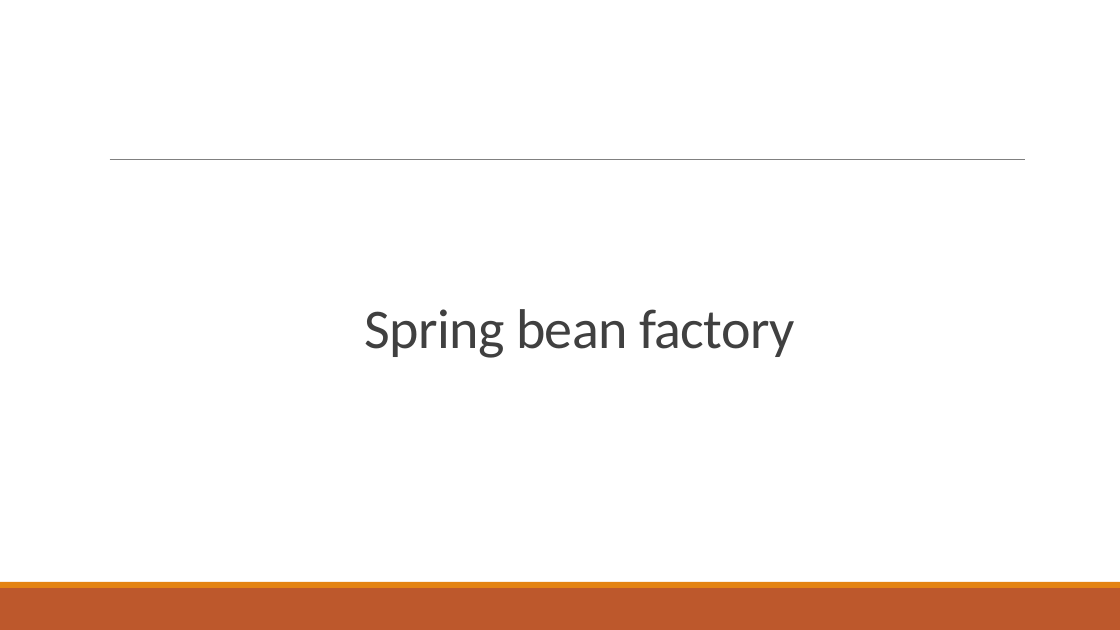
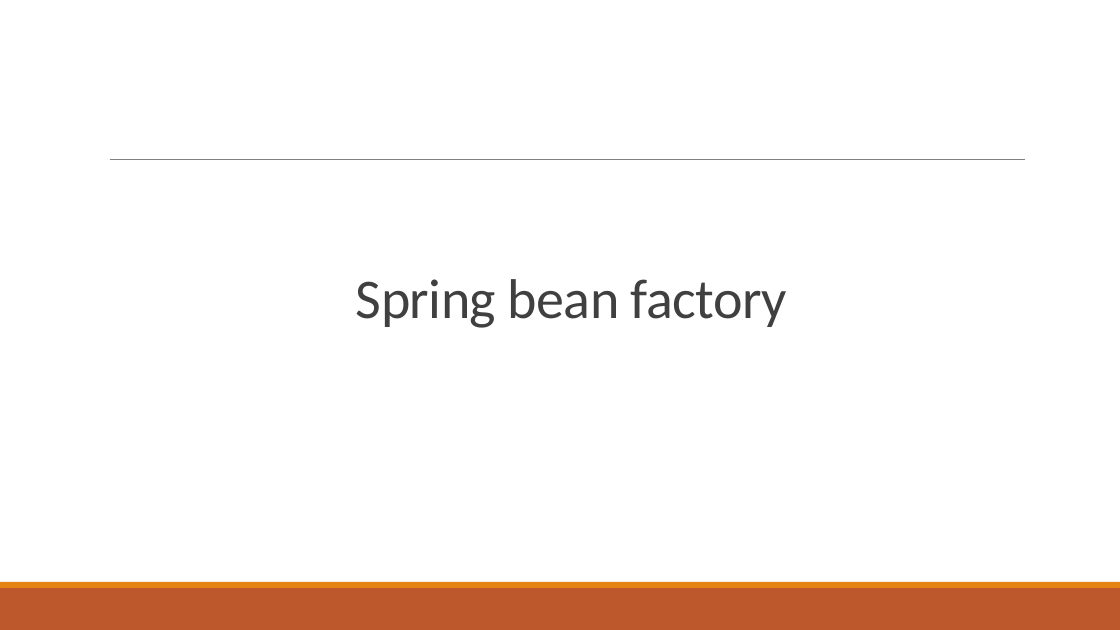
Before and after one commit to haminh10/JAVA_course_Spring_Hibernate_JPA, a slide deck: slide 32 of course/spring_lecture2.pptx. Drawn at 1120x630 pixels with LibreOffice and Linux fonts; fonts in the diff are those of the drawing. Boxes give left, top, right and bottom in pixels: in the first picture for what was removed or moved away, otherwise in the second. Text is boxed around its words. In the diff, an @@ line names an element or a change of style, - is before the commit and + after.

Commit message:
spring course v2.1

```diff
--- a/course/spring_lecture2.pptx
+++ b/course/spring_lecture2.pptx
@@ title "Spring bean factory": place and size @@
-title "Spring bean factory" at [364, 309, 795, 358]
+title "Spring bean factory" at [356, 279, 787, 328]
```
Also in this commit, not shown: 27 other slides changed, 8 other files.
